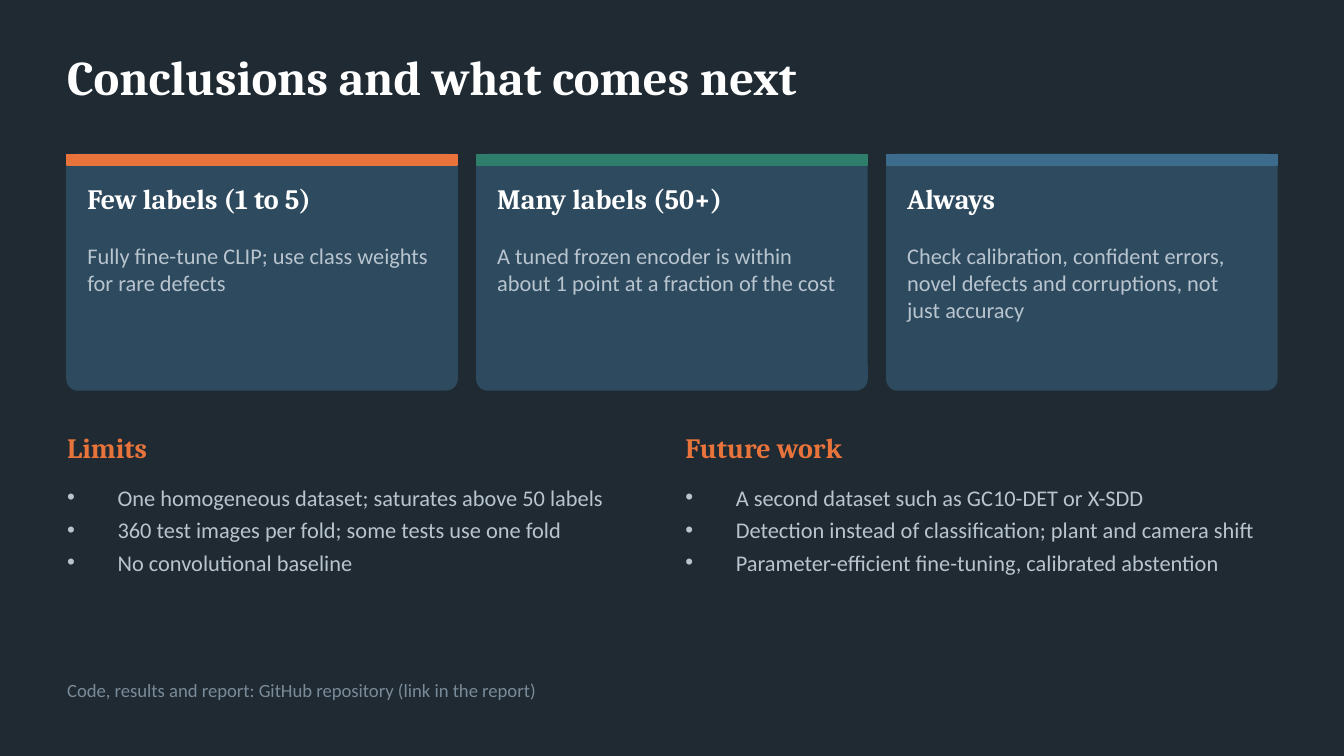
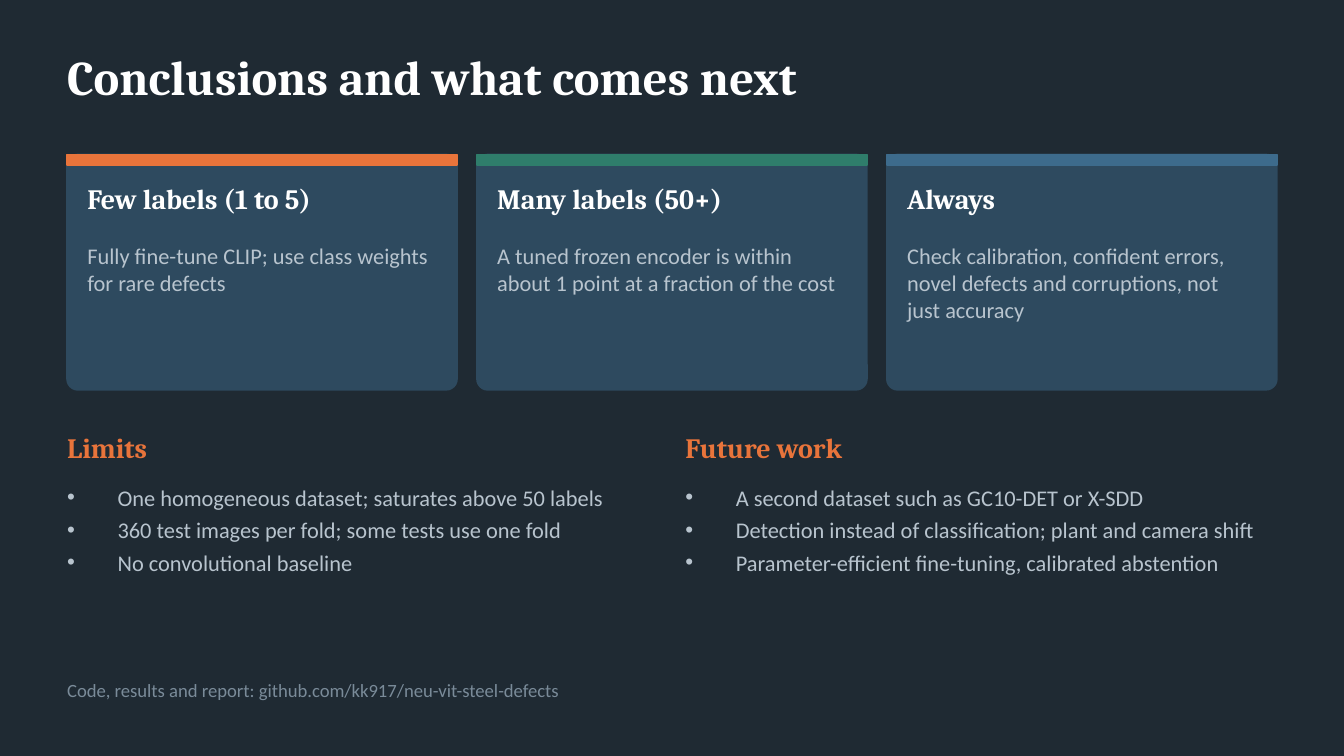
Before and after one commit to kk917/neu-vit-steel-defects, a slide deck: slide 8 of slides/pitch.pptx (slide 7 before the commit). Drawn at 1344x756 pixels with LibreOffice and Linux fonts; fonts in the diff are those of the drawing. Boxes give left, top, right and bottom in pixels: in the first picture for what was removed or moved away, otherwise in the second. Text is boxed around its words. In the diff, an @@ line names an element or a change of style, - is before the commit and + after.

Commit message:
Update slides: add defect gallery slide

```diff
--- a/slides/pitch.pptx
+++ b/slides/pitch.pptx
@@ text at (x1=67, y1=684, x2=559, y2=700): text changed @@
-Code, results and report: GitHub repository (link in the report)
+Code, results and report: github.com/kk917/neu-vit-steel-defects
```
Also in this commit, not shown: 2 other slides changed, 1 slide added.
